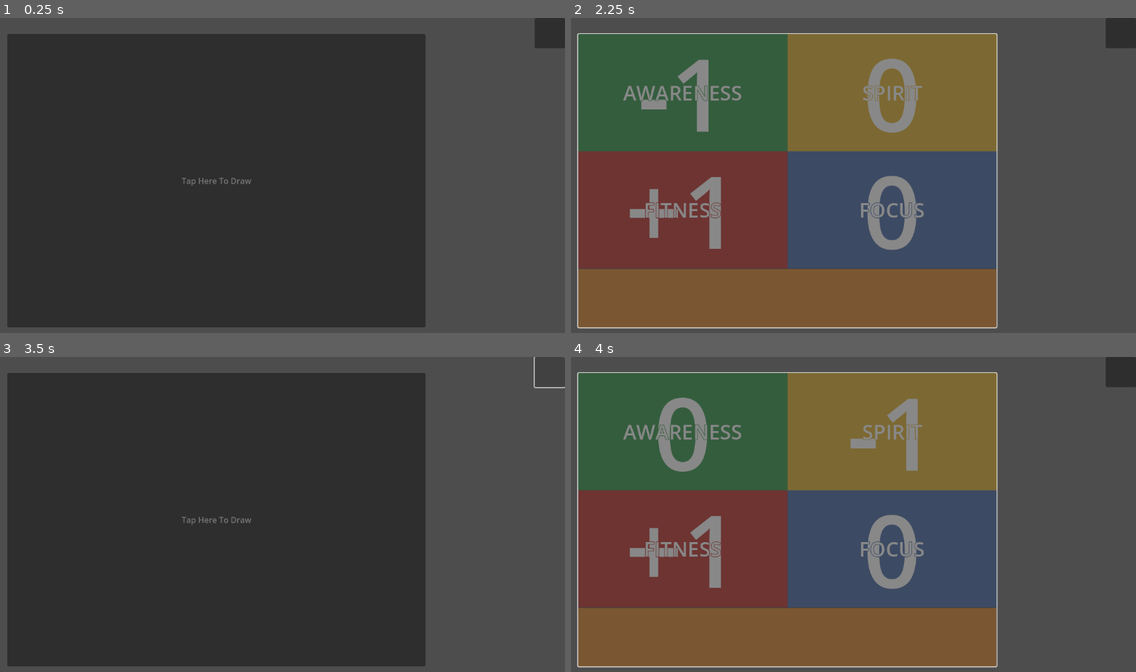
Above: before the commit, frames 1-4 (two rows, left to right).
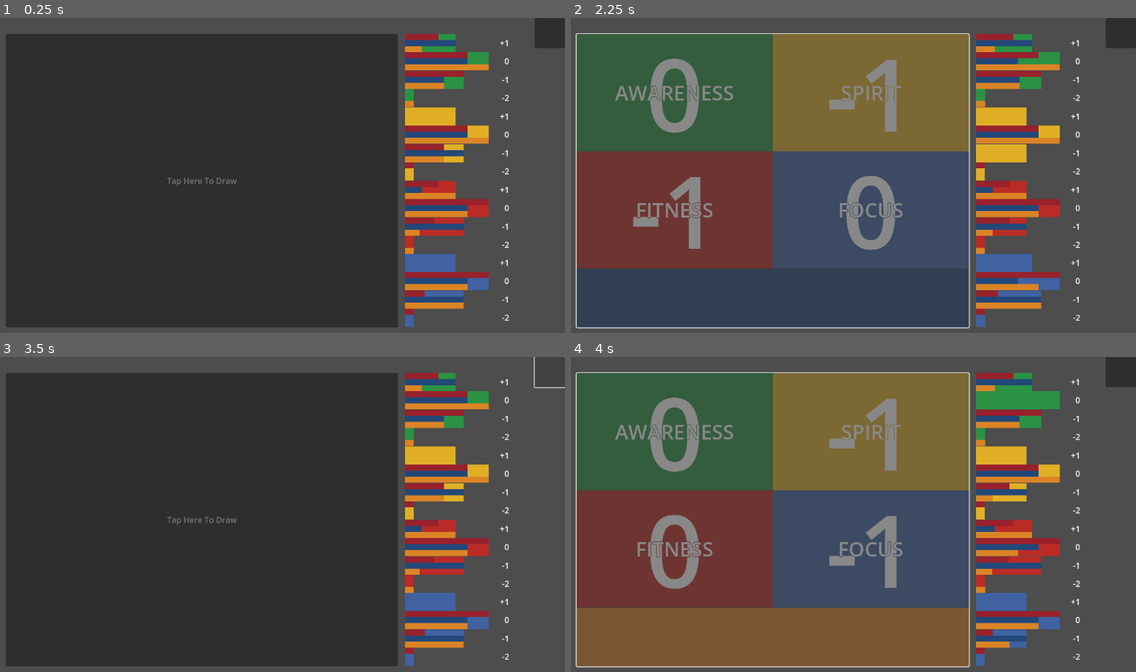
Above: after the commit, the same moments.

Repository: silverhammermba/er-challenge
Game: Godot game, scene res://game.tscn
The game is run twice, just before and just after one commit, with the same random seed, the same clock (stepped at 60 frames per second) and the same inputs.
Inputs (mouse positions are in pixels of both pictures, inside the frame that each line leads up to; where the layout moved, square brackets give the same spot in the first picture):
- Up to frame 1 (0.25 s): no input
- Up to frame 2 (2.25 s): click (774, 181) [785, 181] at 0.5 s; click (1119, 33) at 1.25 s; click (774, 181) [785, 181] at 2 s
- Up to frame 3 (3.5 s): click (548, 372) at 2.75 s
- Up to frame 4 (4 s): click (774, 520) [785, 520] at 3.5 s

The runs differ from the first frame. In frame 1, 10% of the frame differs, in the area x 1-91%, y 5-99%; in frame 2, 32%, in the area x 0-91%, y 4-99%; in frame 3, 10%; in frame 4, 18%.

Commit message:
add probably display

Diff:
--- a/bar.gd
+++ b/bar.gd
@@ -24,7 +24,7 @@
 		sub2.anchor_right = 0.0
 		sub3.anchor_right = 0.0
 		return
-	var most = float(max(crest, mountain, sun))
+	var most: float = float(max(crest, mountain, sun))
 	sub1.anchor_right = crest / most
 	sub2.anchor_right = mountain / most
 	sub3.anchor_right = sun / most
--- /dev/null
+++ b/bars.gd
@@ -0,0 +1,39 @@
+class_name Bars extends Control
+
+const Data = preload("data.gd")
+
+@onready var bar1: Bar = $BarContainer/Bar
+@onready var bar2: Bar = $BarContainer/Bar2
+@onready var bar3: Bar = $BarContainer/Bar3
+@onready var bar4: Bar = $BarContainer/Bar4
+
+var _aspect: Data.Aspect = Data.Aspect.FITNESS
+
+func set_aspect(value: Data.Aspect) -> void:
+	_aspect = value
+	bar1.set_aspect(_aspect)
+	bar2.set_aspect(_aspect)
+	bar3.set_aspect(_aspect)
+	bar4.set_aspect(_aspect)
+
+func update_dist(deck: Array[Data.Card]) -> void:
+	var counts: Dictionary[int, int] = {-2: 0, -1: 0, 0: 0, 1: 0}
+	var effects: Dictionary[int, Variant] = {
+		-2: {Data.Effect.SUN: 0, Data.Effect.MOUNTAIN: 0, Data.Effect.CREST: 0},
+		-1: {Data.Effect.SUN: 0, Data.Effect.MOUNTAIN: 0, Data.Effect.CREST: 0},
+		0: {Data.Effect.SUN: 0, Data.Effect.MOUNTAIN: 0, Data.Effect.CREST: 0},
+		1: {Data.Effect.SUN: 0, Data.Effect.MOUNTAIN: 0, Data.Effect.CREST: 0}
+	}
+	for card in deck:
+		var asp: int = card.aspect(_aspect)
+		counts[asp] += 1
+		effects[asp][card.effect] += 1
+	var most: float = float(max(counts[-2], counts[-1], counts[0], counts[1]))
+	bar1.anchor_right = counts[1] / most
+	bar2.anchor_right = counts[0] / most
+	bar3.anchor_right = counts[-1] / most
+	bar4.anchor_right = counts[-2] / most
+	bar1.update_sub_dist(effects[1][Data.Effect.CREST], effects[1][Data.Effect.MOUNTAIN], effects[1][Data.Effect.SUN])
+	bar2.update_sub_dist(effects[0][Data.Effect.CREST], effects[0][Data.Effect.MOUNTAIN], effects[0][Data.Effect.SUN])
+	bar3.update_sub_dist(effects[-1][Data.Effect.CREST], effects[-1][Data.Effect.MOUNTAIN], effects[-1][Data.Effect.SUN])
+	bar4.update_sub_dist(effects[-2][Data.Effect.CREST], effects[-2][Data.Effect.MOUNTAIN], effects[-2][Data.Effect.SUN])
--- /dev/null
+++ b/bars.tscn
@@ -0,0 +1,95 @@
+[gd_scene load_steps=3 format=3 uid="uid://8rujtyskfdu2"]
+
+[ext_resource type="PackedScene" uid="uid://ce10vyavw0ujc" path="res://bar.tscn" id="1_5b7ij"]
+[ext_resource type="Script" uid="uid://keot24togvqm" path="res://bars.gd" id="1_o1tdx"]
+
+[node name="Bars" type="Control"]
+layout_mode = 3
+anchors_preset = 15
+anchor_right = 1.0
+anchor_bottom = 1.0
+grow_horizontal = 2
+grow_vertical = 2
+script = ExtResource("1_o1tdx")
+
+[node name="BarContainer" type="Control" parent="."]
+layout_mode = 1
+anchor_right = 0.8
+anchor_bottom = 1.0
+grow_horizontal = 2
+grow_vertical = 2
+
+[node name="Bar" parent="BarContainer" instance=ExtResource("1_5b7ij")]
+layout_mode = 1
+anchors_preset = -1
+anchor_bottom = 0.25
+
+[node name="Bar2" parent="BarContainer" instance=ExtResource("1_5b7ij")]
+layout_mode = 1
+anchors_preset = -1
+anchor_top = 0.25
+anchor_right = 0.75
+anchor_bottom = 0.5
+
+[node name="Bar3" parent="BarContainer" instance=ExtResource("1_5b7ij")]
+layout_mode = 1
+anchors_preset = -1
+anchor_top = 0.5
+anchor_bottom = 0.75
+
+[node name="Bar4" parent="BarContainer" instance=ExtResource("1_5b7ij")]
+layout_mode = 1
+anchors_preset = -1
+anchor_top = 0.75
+anchor_right = 0.25
+
+[node name="Label" type="Label" parent="."]
+layout_mode = 1
+anchors_preset = -1
+anchor_left = 0.8
+anchor_right = 1.0
+anchor_bottom = 0.25
+grow_horizontal = 0
+grow_vertical = 2
+text = "+1"
+horizontal_alignment = 2
+vertical_alignment = 1
+
+[node name="Label2" type="Label" parent="."]
+layout_mode = 1
+anchors_preset = -1
+anchor_left = 0.8
+anchor_top = 0.25
+anchor_right = 1.0
+anchor_bottom = 0.5
+grow_horizontal = 0
+grow_vertical = 2
+text = "0	"
+horizontal_alignment = 2
+vertical_alignment = 1
+
+[node name="Label3" type="Label" parent="."]
+layout_mode = 1
+anchors_preset = -1
+anchor_left = 0.8
+anchor_top = 0.5
+anchor_right = 1.0
+anchor_bottom = 0.75
+grow_horizontal = 0
+grow_vertical = 2
+text = "-1"
+horizontal_alignment = 2
+vertical_alignment = 1
+
+[node name="Label4" type="Label" parent="."]
+layout_mode = 1
+anchors_preset = -1
+anchor_left = 0.8
+anchor_top = 0.75
+anchor_right = 1.0
+anchor_bottom = 1.0
+grow_horizontal = 0
+grow_vertical = 2
+text = "-2"
+horizontal_alignment = 2
+vertical_alignment = 1
--- a/game.gd
+++ b/game.gd
@@ -10,6 +10,10 @@
 @onready var effect: ColorRect = $CardArea/CardContainer/Card/Effect
 @onready var effect_icon: TextureRect = $CardArea/CardContainer/Card/Effect/Icon
 @onready var effect_shuffle: TextureRect = $CardArea/CardContainer/Card/Effect/Shuffle
+@onready var bar_awa: Bars = $BarArea/Bars/Awareness
+@onready var bar_spi: Bars = $BarArea/Bars/Spirit
+@onready var bar_fit: Bars = $BarArea/Bars/Fitness
+@onready var bar_foc: Bars = $BarArea/Bars/Focus
 
 var deck: Array[Data.Card] = []
 
@@ -18,6 +22,10 @@
 	quad2.set_aspect(Data.Aspect.SPIRIT)
 	quad3.set_aspect(Data.Aspect.FITNESS)
 	quad4.set_aspect(Data.Aspect.FOCUS)
+	bar_awa.set_aspect(Data.Aspect.AWARENESS)
+	bar_spi.set_aspect(Data.Aspect.SPIRIT)
+	bar_fit.set_aspect(Data.Aspect.FITNESS)
+	bar_foc.set_aspect(Data.Aspect.FOCUS)
 	reshuffle()
 
 func update_card(new_card: Data.Card) -> void:
@@ -35,7 +43,13 @@
 
 func reshuffle() -> void:
 	shuffle()
+	# uncomment to always put -2s at the end
+	deck.sort_custom(shuffle_last)
 	card.visible = false
+	update_dist()
+
+func shuffle_last(a: Data.Card, b: Data.Card) -> bool:
+	return a.need_shuffle()
 
 func draw() -> void:
 	var new_card: Data.Card = deck.pop_back()
@@ -43,6 +57,13 @@
 	if new_card.need_shuffle():
 		shuffle()
 	card.visible = true
+	update_dist()
+
+func update_dist() -> void:
+	bar_awa.update_dist(deck)
+	bar_spi.update_dist(deck)
+	bar_fit.update_dist(deck)
+	bar_foc.update_dist(deck)
 
 func _on_reshuffle_pressed() -> void:
 	reshuffle()
--- a/game.tscn
+++ b/game.tscn
@@ -1,7 +1,8 @@
-[gd_scene load_steps=3 format=3 uid="uid://bfh16n72apleo"]
+[gd_scene load_steps=4 format=3 uid="uid://bfh16n72apleo"]
 
 [ext_resource type="PackedScene" uid="uid://bgdgth5d10ob2" path="res://quadrant.tscn" id="1_80nbo"]
 [ext_resource type="Script" uid="uid://bxonyhnfxay2b" path="res://game.gd" id="1_e2o6t"]
+[ext_resource type="PackedScene" uid="uid://8rujtyskfdu2" path="res://bars.tscn" id="3_feb5d"]
 
 [node name="Control" type="Control"]
 layout_mode = 3
@@ -14,7 +15,7 @@
 
 [node name="CardArea" type="Control" parent="."]
 layout_mode = 1
-anchor_right = 0.8
+anchor_right = 0.75
 anchor_bottom = 1.0
 
 [node name="CardContainer" type="Control" parent="CardArea"]
@@ -41,6 +42,7 @@
 
 [node name="Card" type="Control" parent="CardArea/CardContainer"]
 layout_mode = 1
+anchors_preset = 15
 anchor_right = 1.0
 anchor_bottom = 1.0
 grow_horizontal = 2
@@ -135,5 +137,43 @@
 grow_horizontal = 2
 grow_vertical = 2
 
+[node name="BarArea" type="Control" parent="."]
+layout_mode = 1
+anchor_left = 0.725
+anchor_right = 0.95
+anchor_bottom = 1.0
+grow_horizontal = 2
+grow_vertical = 2
+
+[node name="Bars" type="Control" parent="BarArea"]
+layout_mode = 1
+anchor_top = 0.05
+anchor_right = 0.8
+anchor_bottom = 0.95
+grow_horizontal = 2
+grow_vertical = 2
+
+[node name="Awareness" parent="BarArea/Bars" instance=ExtResource("3_feb5d")]
+layout_mode = 1
+anchors_preset = -1
+anchor_bottom = 0.25
+
+[node name="Spirit" parent="BarArea/Bars" instance=ExtResource("3_feb5d")]
+layout_mode = 1
+anchors_preset = -1
+anchor_top = 0.25
+anchor_bottom = 0.5
+
+[node name="Fitness" parent="BarArea/Bars" instance=ExtResource("3_feb5d")]
+layout_mode = 1
+anchors_preset = -1
+anchor_top = 0.5
+anchor_bottom = 0.75
+
+[node name="Focus" parent="BarArea/Bars" instance=ExtResource("3_feb5d")]
+layout_mode = 1
+anchors_preset = -1
+anchor_top = 0.75
+
 [connection signal="pressed" from="CardArea/CardContainer/Draw" to="." method="_on_draw_pressed"]
 [connection signal="pressed" from="Reshuffle" to="." method="_on_reshuffle_pressed"]
--- a/project.godot
+++ b/project.godot
@@ -18,7 +18,6 @@
 [debug]
 
 gdscript/warnings/untyped_declaration=1
-gdscript/warnings/inferred_declaration=1
 gdscript/warnings/unsafe_property_access=1
 gdscript/warnings/unsafe_method_access=1
 gdscript/warnings/unsafe_cast=1
Not shown, added: bars.gd.uid
